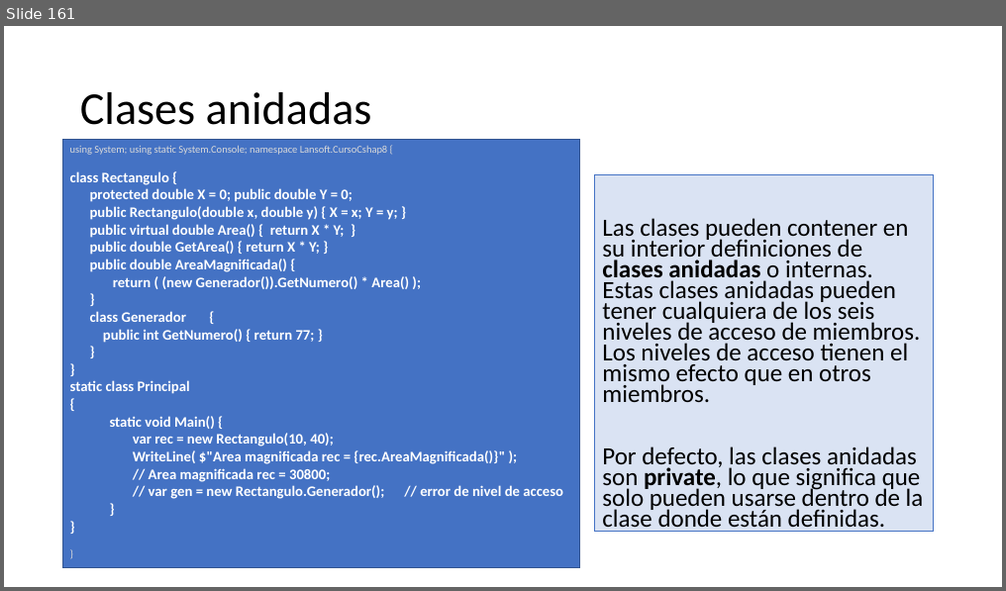
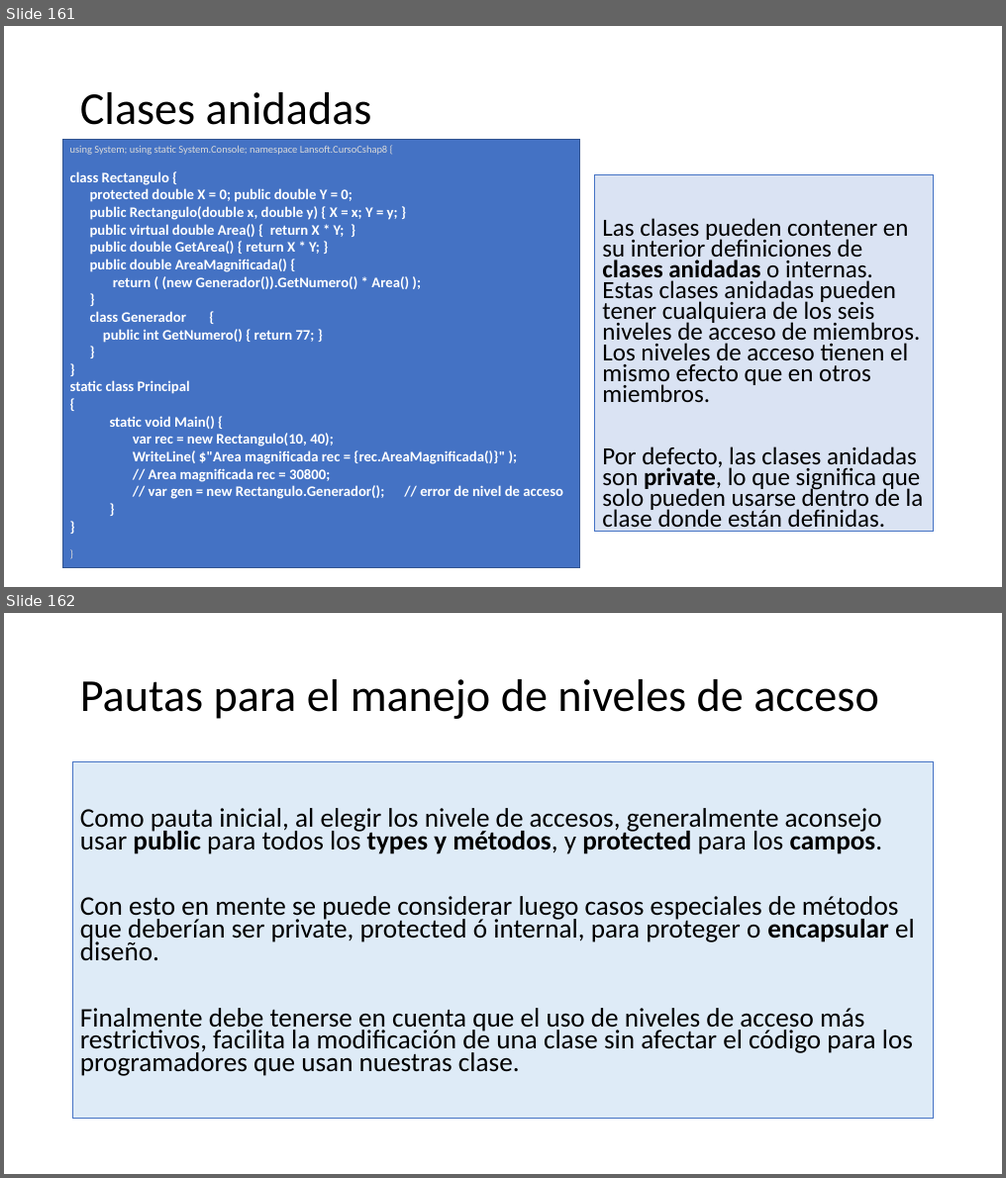
Before and after one commit to AlbertOsinaga/CursoCSharp__8, a slide deck: CSharpQuickReferencia.pptx. Shown one above the other, each under a label of ours: slide 161 before the commit, slides 161 and 162 after it. The pictures are 1006x591 and 1006x1178 pixels, drawn with LibreOffice and Linux fonts; fonts in the diff are those of the drawing. Boxes give left, top, right and bottom in pixels: in the first picture for what was removed or moved away, otherwise in the second. Text is boxed around its words. In the diff, an @@ line names an element or a change of style, - is before the commit and + after.

```diff
--- a/CSharpQuickReferencia.pptx
+++ b/CSharpQuickReferencia.pptx
@@ slide 162 added at (4,613,1002,1174), background #FFFFFF @@
@@ title added at (80,679,878,719), 44 pt, text #000000 @@
+Pautas para el manejo de niveles de acceso
@@ text added at (73,762,934,1119), fill #DEEBF7, outline #4472C4 0.75 pt, 25.9 pt, text #000000 @@
+Como pauta inicial, al elegir los nivele de accesos, generalmente aconsejo usar public para todos los types y métodos, y protected para los campos.
+Con esto en mente se puede considerar luego casos especiales de métodos que deberían ser private, protected ó internal, para proteger o encapsular el diseño.
+Finalmente debe tenerse en cuenta que el uso de niveles de acceso más restrictivos, facilita la modificación de una clase sin afectar el código para los programadores que usan nuestras clase.
```
Also in this commit, not shown: 9 other slides added.
